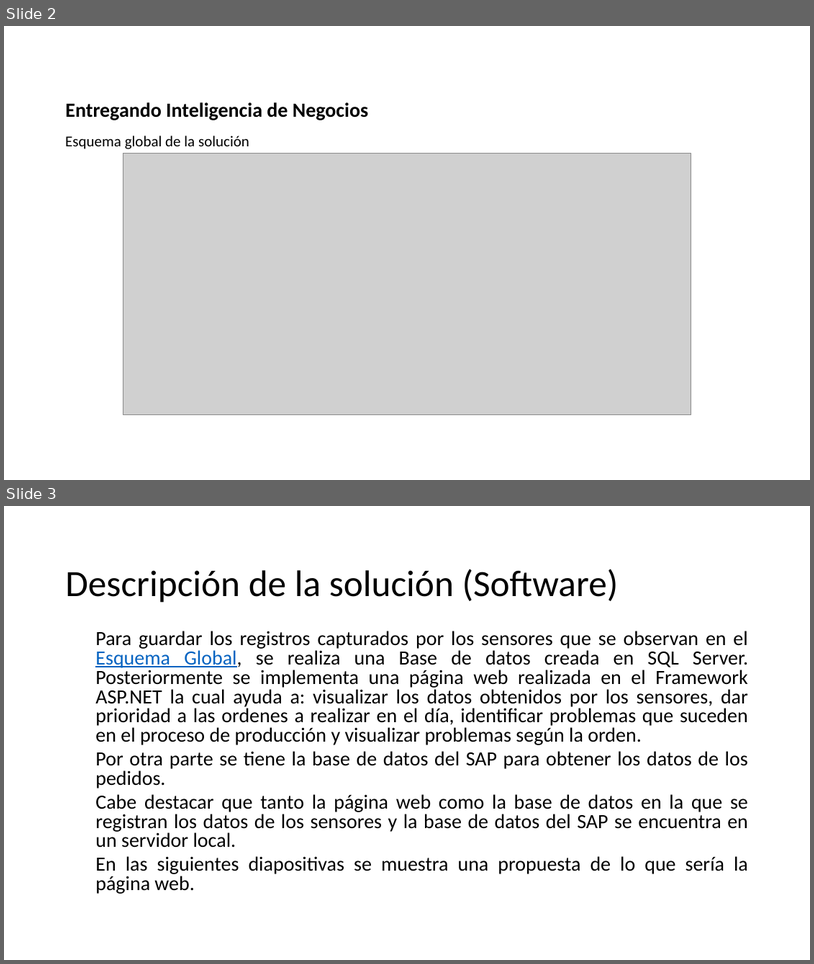
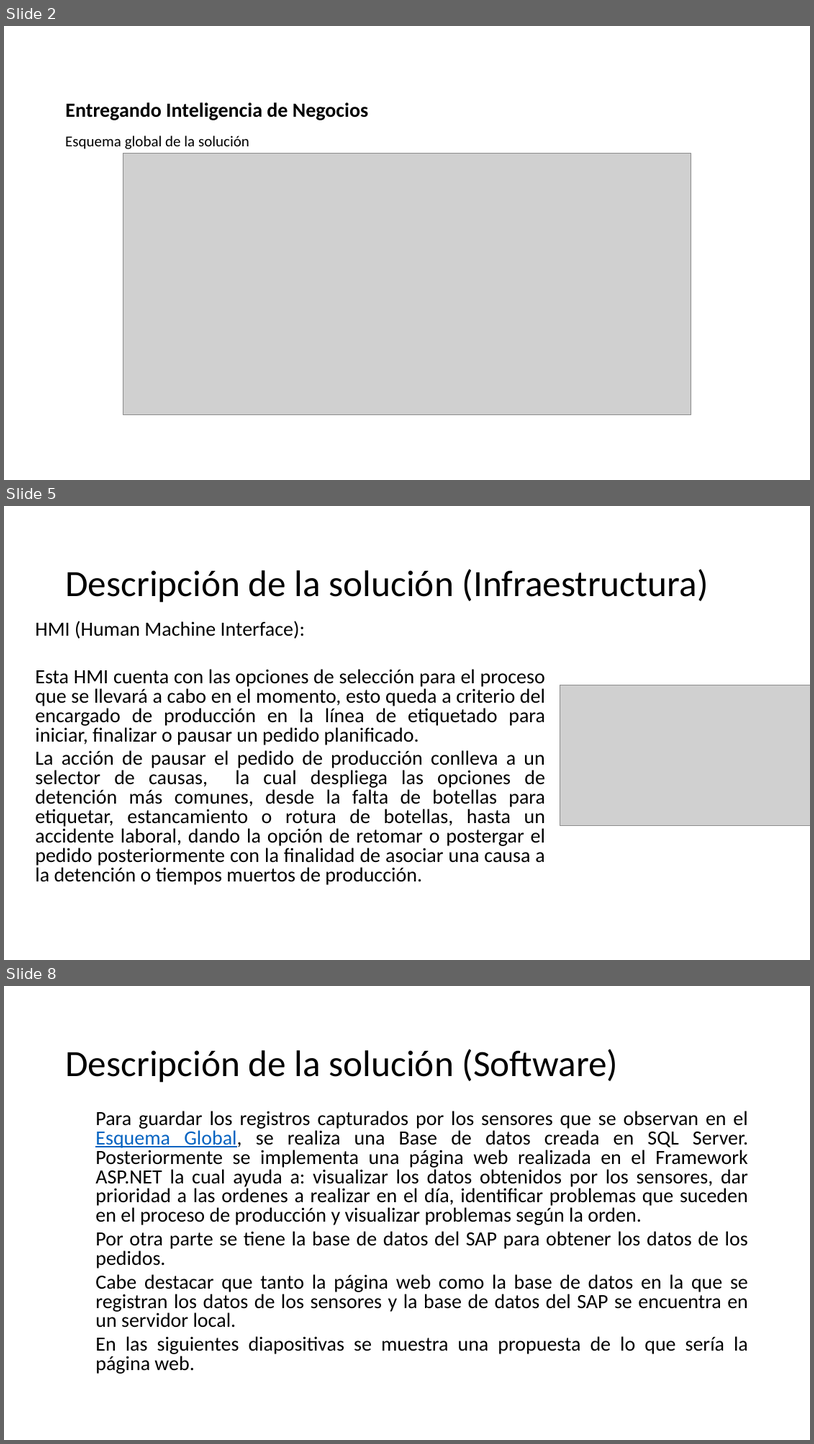
Before and after one commit to YorchXD/Proyecto_ViaWine, a slide deck: Propuesta_solucion_automatizacion.pptx. Shown one above the other, each under a label of ours: slides 2 and 3 before the commit, slides 2, 5 and 8 after it; the slides between them are not shown. The pictures are 814x964 and 814x1444 pixels, drawn with LibreOffice and Linux fonts; fonts in the diff are those of the drawing; grey boxes stand for pictures; background and template pictures are left out. Boxes give left, top, right and bottom in pixels: in the first picture for what was removed or moved away, otherwise in the second. Text is boxed around its words. In the diff, an @@ line names an element or a change of style, - is before the commit and + after.

```diff
--- a/Propuesta_solucion_automatizacion.pptx
+++ b/Propuesta_solucion_automatizacion.pptx
@@ slide 5 added at (4,506,810,960), background picture (left out) @@
@@ title added at (65,569,709,602), 44 pt, text #000000 @@
+Descripción de la solución (Infraestructura)
@@ text added at (35,620,545,885), 24 pt, text #000000 @@
+  HMI (Human Machine Interface):
+  Esta HMI cuenta con las opciones de selección para el proceso que se llevará a cabo en el momento, esto queda a criterio del encargado de producción en la línea de etiquetado para iniciar, finalizar o pausar un pedido planificado.
+  La acción de pausar el pedido de producción conlleva a un selector de causas, la cual despliega las opciones de detención más comunes, desde la falta de botellas para etiquetar, estancamiento o rotura de botellas, hasta un accidente laboral, dando la opción de retomar o postergar el pedido posteriormente con la finalidad de asociar una causa a la detención o tiempos muertos de producción.
@@ picture added at (561,685,810,826) @@
@@ what was slide 3 is now slide 8 @@
```
Also in this commit, not shown: 1 slide changed, 4 other slides added.
